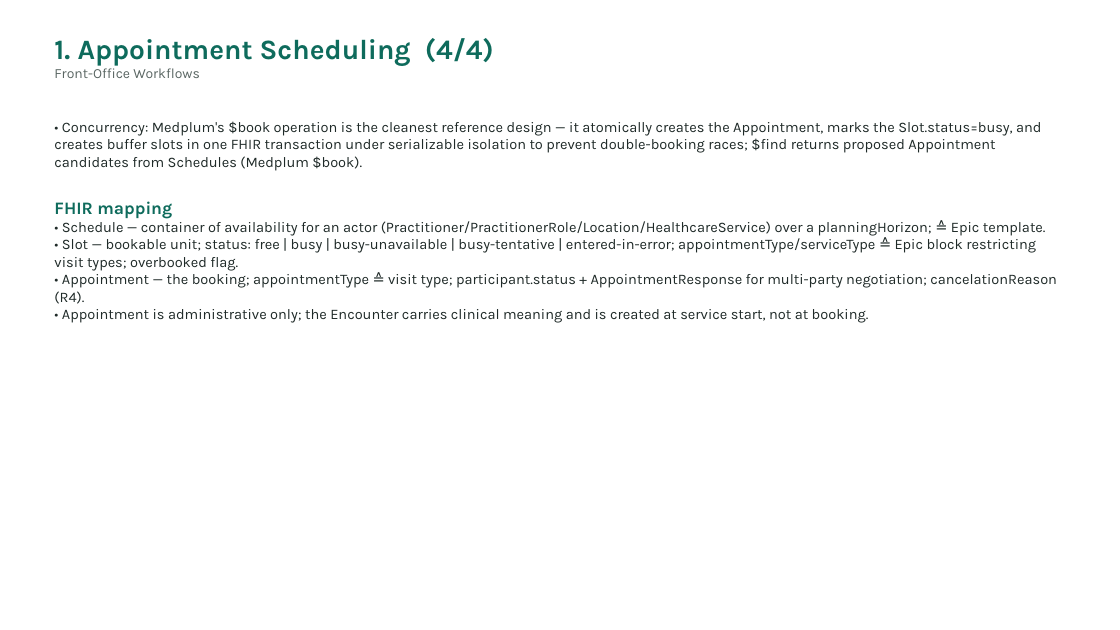
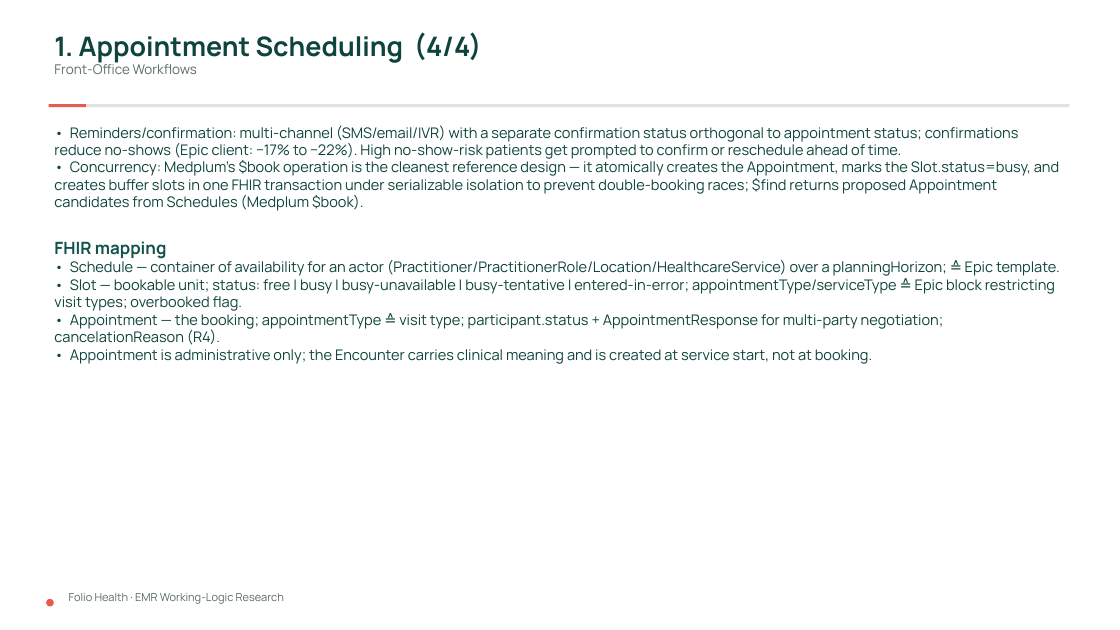
Before and after one commit to Folio-Health/Folio-Health-prototype, a slide deck: slide 6 of folio-health/docs/research/EMR-Working-Logic-Research.pptx. Drawn at 1120x630 pixels with LibreOffice and Linux fonts; fonts in the diff are those of the drawing. Boxes give left, top, right and bottom in pixels: in the first picture for what was removed or moved away, otherwise in the second. Text is boxed around its words. In the diff, an @@ line names an element or a change of style, - is before the commit and + after.

```diff
--- a/folio-health/docs/research/EMR-Working-Logic-Research.pptx
+++ b/folio-health/docs/research/EMR-Working-Logic-Research.pptx
@@ text "1. Appointment Scheduling (4/4)" at box(54, 32, 482, 74): size 24 to 23 pt, text colour #0E6B5C to #0E443B in "1. Appointment Scheduling (4/4)"; font Karla to Manrope; size 12 to 11.5 pt, text colour #5A6663 to #5C6D69 in "Front-Office Workflows" @@
@@ rectangle added at box(49, 104, 87, 108), fill #E65A4F @@
@@ rectangle added at box(87, 104, 1070, 108), fill #DCE3E1 @@
@@ text at box(54, 125, 1019, 159): paragraph added @@
+• Reminders/confirmation: multi-channel (SMS/email/IVR) with a separate confirmation status orthogonal to appointment status; confirmations reduce no-shows (Epic client: −17% to −22%). High no-show-risk patients get prompted to confirm or reschedule ahead of time.
@@ text at box(54, 160, 1060, 364): font Karla to Manrope in "• Concurrency: Medplum's $book operation is the ...", "FHIR mapping", "• Schedule — container of availability for ...", "• Slot — bookable unit; status: free ..." and 2 more places; text colour #1F2A28 to #0E443B in "• Concurrency: Medplum's $book operation is the ...", "• Schedule — container of availability for ...", "• Slot — bookable unit; status: free ...", "• Appointment — the booking; appointmentType ≙ ..." and 1 more places; size 15 to 14.5 pt, text colour #0E6B5C to #11534A in "FHIR mapping" @@
@@ ellipse added at box(46, 599, 54, 607), fill #E65A4F @@
@@ text added at box(69, 593, 284, 604), 9.5 pt, text #5C6D69 @@
+Folio Health · EMR Working-Logic Research
```
Also in this commit, not shown: 53 other slides changed, 3 slides added, 2 other files.
